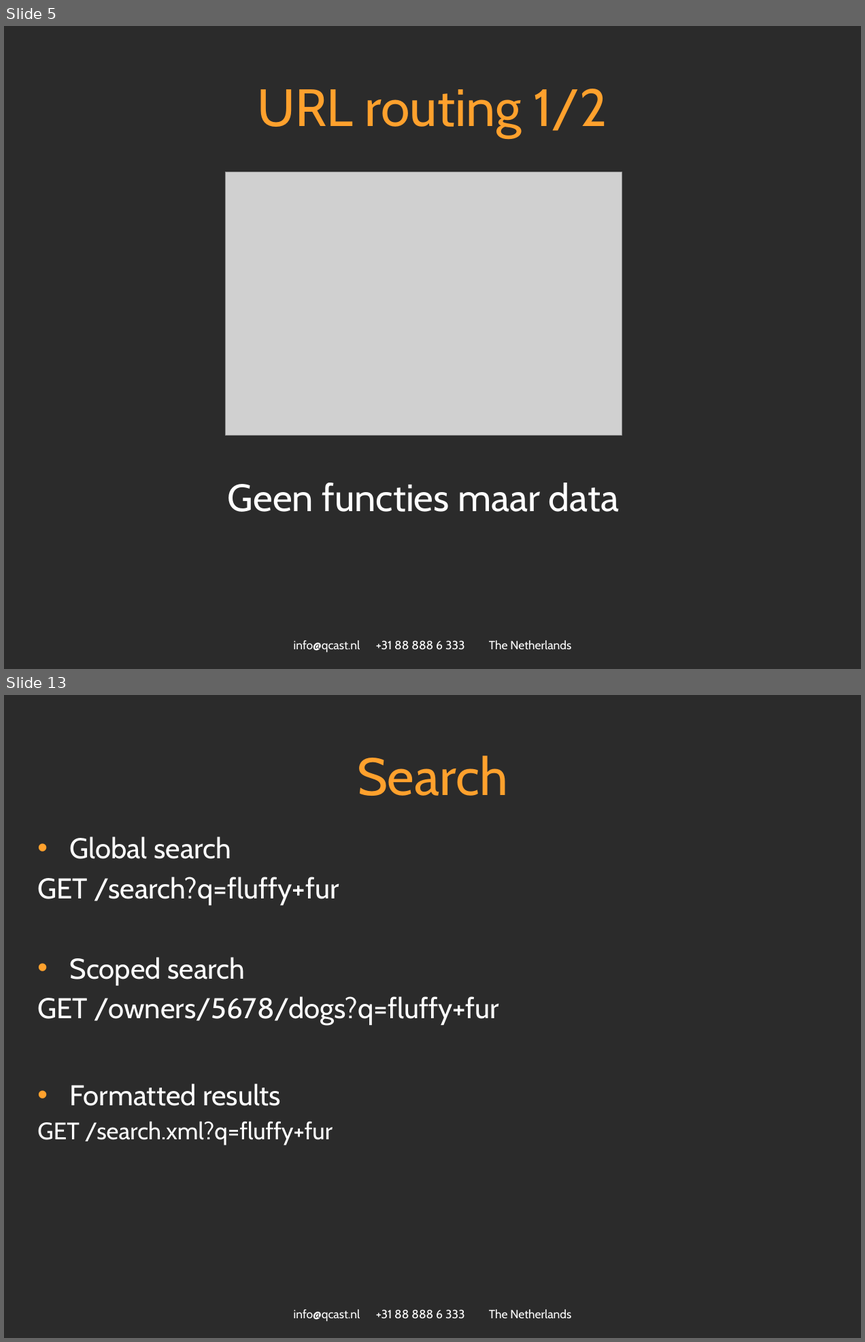
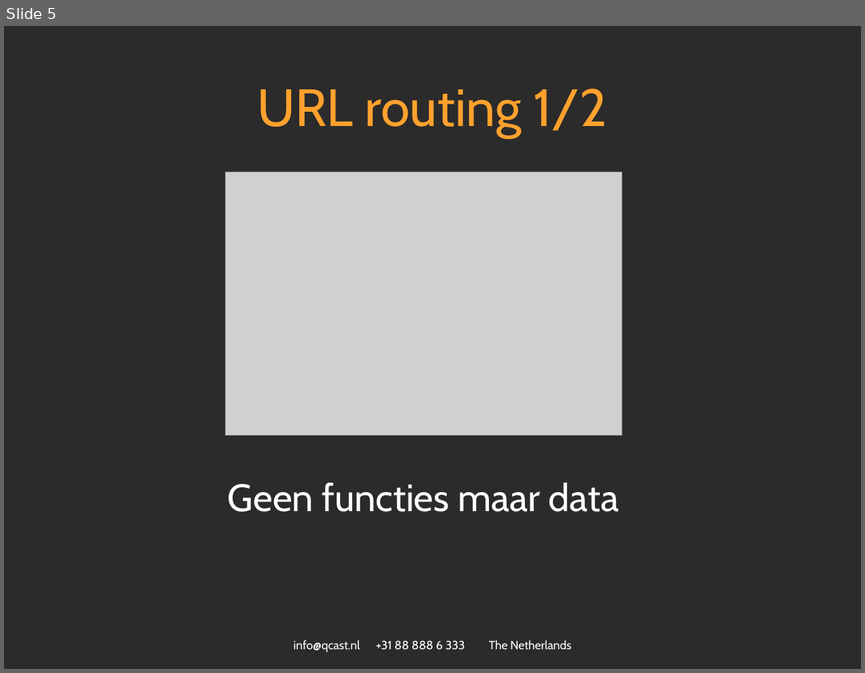
Before and after one commit to spijkerman/dierentuin, a slide deck: API workshop.pptx. Shown one above the other, each under a label of ours: slides 5 and 13 before the commit, slide 5 after it; the slides between them are not shown. The pictures are 865x1342 and 865x673 pixels, drawn with LibreOffice and Linux fonts; fonts in the diff are those of the drawing; grey boxes stand for pictures; background and template pictures are left out; a plain dark background stands for a picture behind light text. Boxes give left, top, right and bottom in pixels: in the first picture for what was removed or moved away, otherwise in the second. Text is boxed around its words. In the diff, an @@ line names an element or a change of style, - is before the commit and + after.

```diff
--- a/API workshop.pptx
+++ b/API workshop.pptx
@@ slide 13 removed at [4,695,861,1338], background picture (left out); not listed: 1 template element that a slide beside it also shows @@
@@ title removed at [357,756,508,796] @@
-Search
@@ text removed at [37,836,500,1145] @@
-• Global search
-GET /search?q=fluffy+fur
-• Scoped search
-GET /owners/5678/dogs?q=fluffy+fur
-• Formatted results
-GET /search.xml?q=fluffy+fur
```
Also in this commit, not shown: 8 slides changed, 3 slides added, 3 other slides removed.
